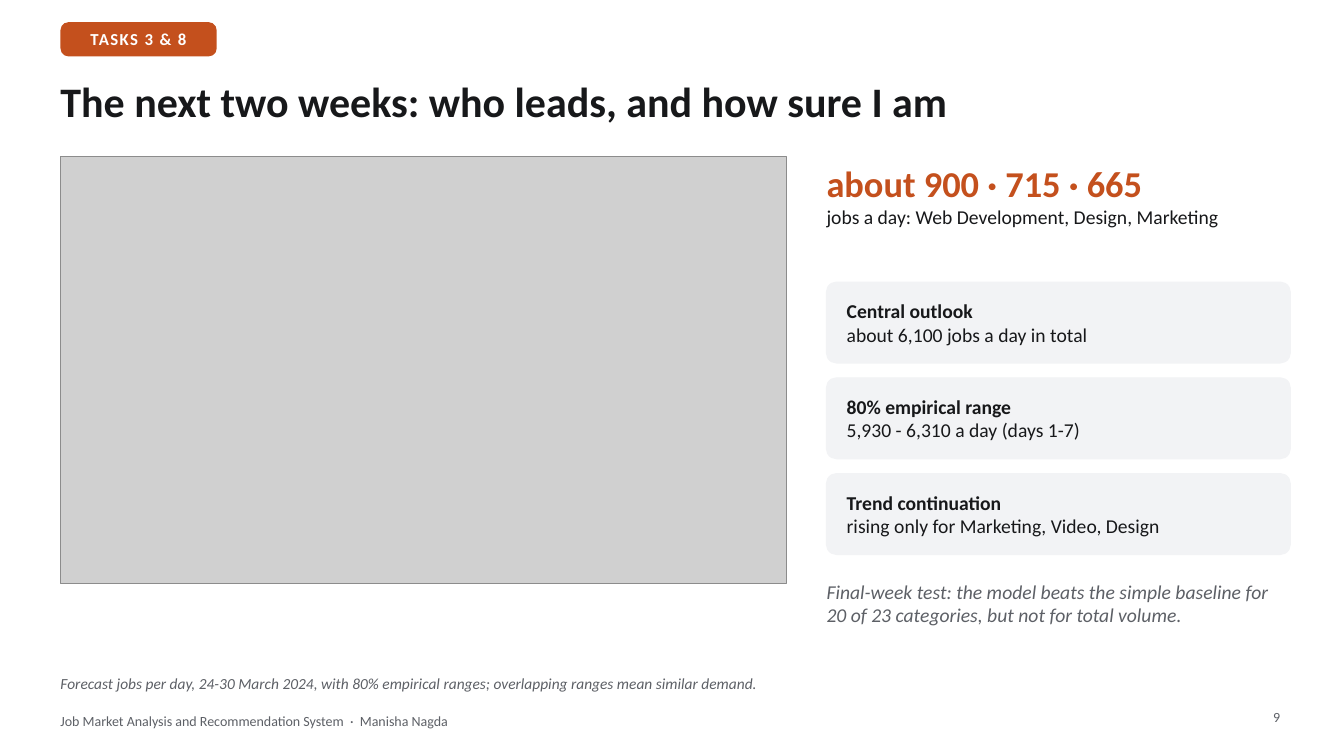
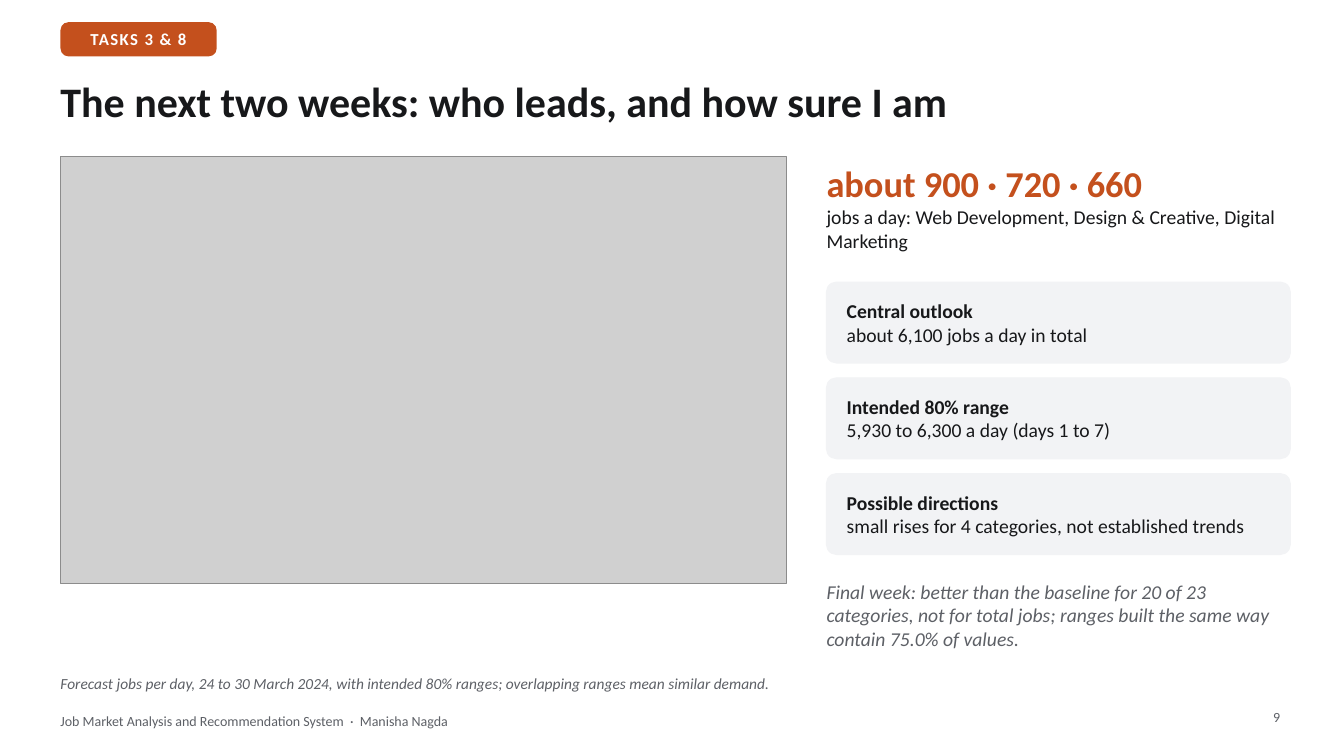
Before and after one commit to manishanagda1997-debug/Project_8_NHIS, a slide deck: slide 9 of reports/job_market_presentation.pptx. Drawn at 1344x756 pixels with LibreOffice and Linux fonts; fonts in the diff are those of the drawing; grey boxes stand for pictures. Boxes give left, top, right and bottom in pixels: in the first picture for what was removed or moved away, otherwise in the second. Text is boxed around its words. In the diff, an @@ line names an element or a change of style, - is before the commit and + after.

```diff
--- a/reports/job_market_presentation.pptx
+++ b/reports/job_market_presentation.pptx
@@ text at <box>827,171,1275,252</box>: text changed @@
-about 900 · 715 · 665
-jobs a day: Web Development, Design, Marketing
+about 900 · 720 · 660
+jobs a day: Web Development, Design & Creative, Digital Marketing
@@ text at <box>847,400,1110,440</box>: text changed @@
-80% empirical range
-5,930 - 6,310 a day (days 1-7)
+Intended 80% range
+5,930 to 6,300 a day (days 1 to 7)
@@ text at <box>847,496,1244,537</box>: text changed @@
-Trend continuation
-rising only for Marketing, Video, Design
+Possible directions
+small rises for 4 categories, not established trends
@@ text at <box>827,585,1269,648</box>: text changed @@
-Final-week test: the model beats the simple baseline for 20 of 23 categories, but not for total volume.
+Final week: better than the baseline for 20 of 23 categories, not for total jobs; ranges built the same way contain 75.0% of values.
@@ text at <box>60,678,769,692</box>: text changed @@
-Forecast jobs per day, 24-30 March 2024, with 80% empirical ranges; overlapping ranges mean similar demand.
+Forecast jobs per day, 24 to 30 March 2024, with intended 80% ranges; overlapping ranges mean similar demand.
```
Also in this commit, not shown: 11 other slides changed, 1 other file.
